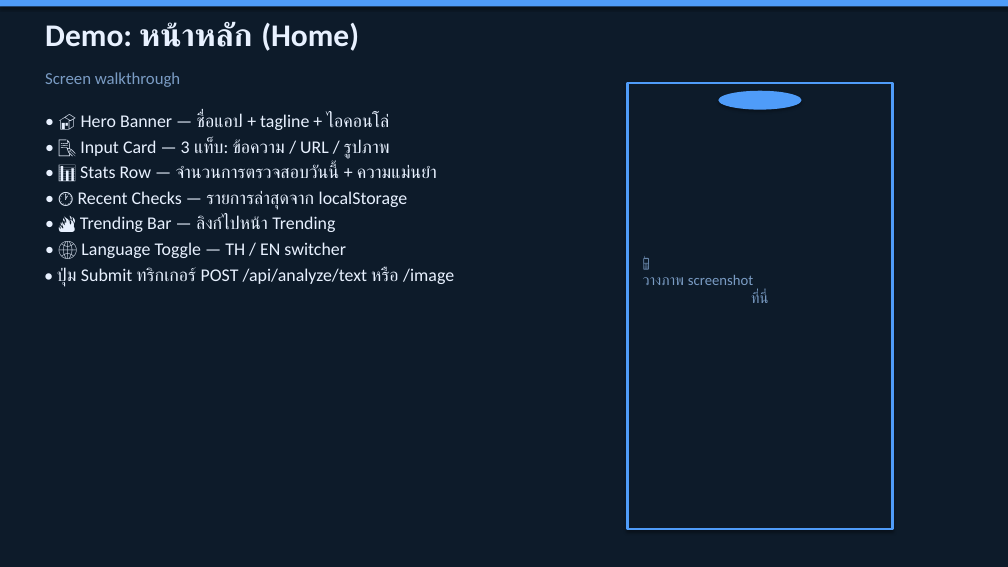
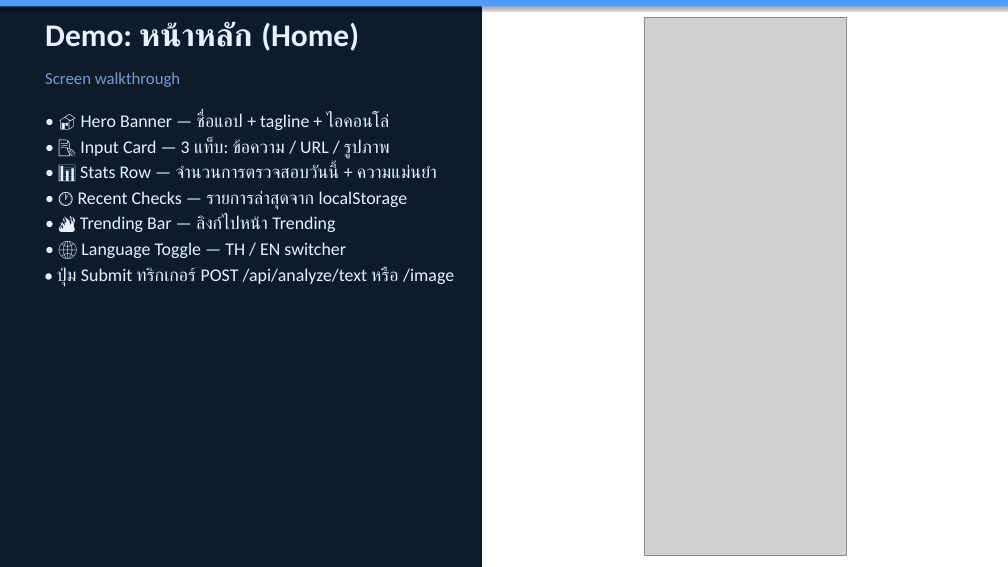
Before and after one commit to jidapa-tx/fake-news, a slide deck: slide 5 of docs/presentation.pptx. Drawn at 1008x567 pixels with LibreOffice and Linux fonts; fonts in the diff are those of the drawing; grey boxes stand for pictures. Boxes give left, top, right and bottom in pixels: in the first picture for what was removed or moved away, otherwise in the second. Text is boxed around its words. In the diff, an @@ line names an element or a change of style, - is before the commit and + after.

Commit message:
Update capture screen in slide

```diff
--- a/docs/presentation.pptx
+++ b/docs/presentation.pptx
@@ rectangle added at (483,6,1008,567), fill #FFFFFF, outline #FFFFFF 0.75 pt, 18 pt, text #FFFFFF @@
+screencapture-localhost-3000-2026-04-24-08_42_40.png
@@ picture added at (644,17,847,556) @@
@@ rectangle removed at (628,83,892,529) @@
@@ ellipse removed at (718,91,802,110) @@
@@ text removed at (643,275,767,303) @@
-📱
-วางภาพ screenshot
-ที่นี่
```
Also in this commit, not shown: 3 other slides changed.
